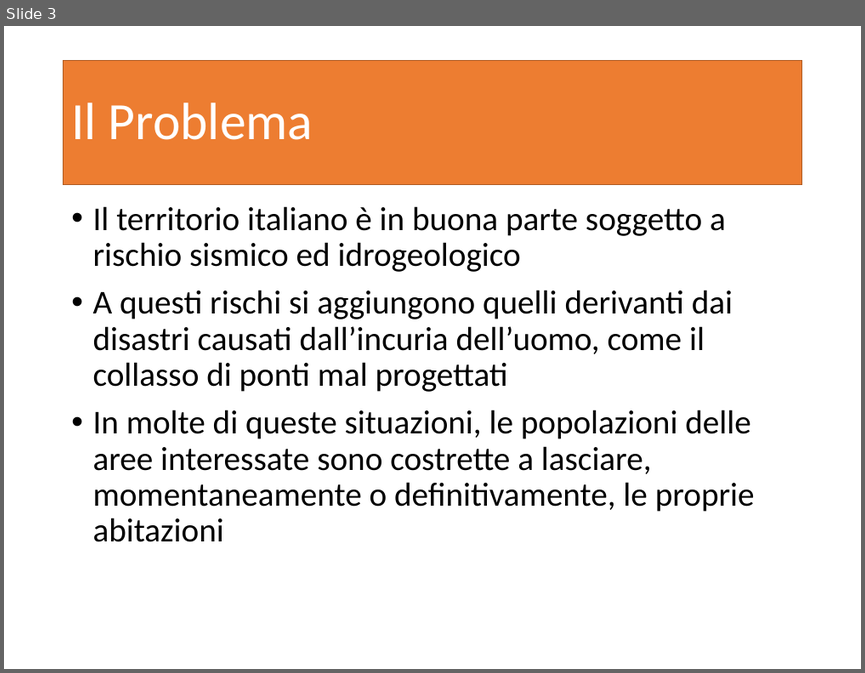
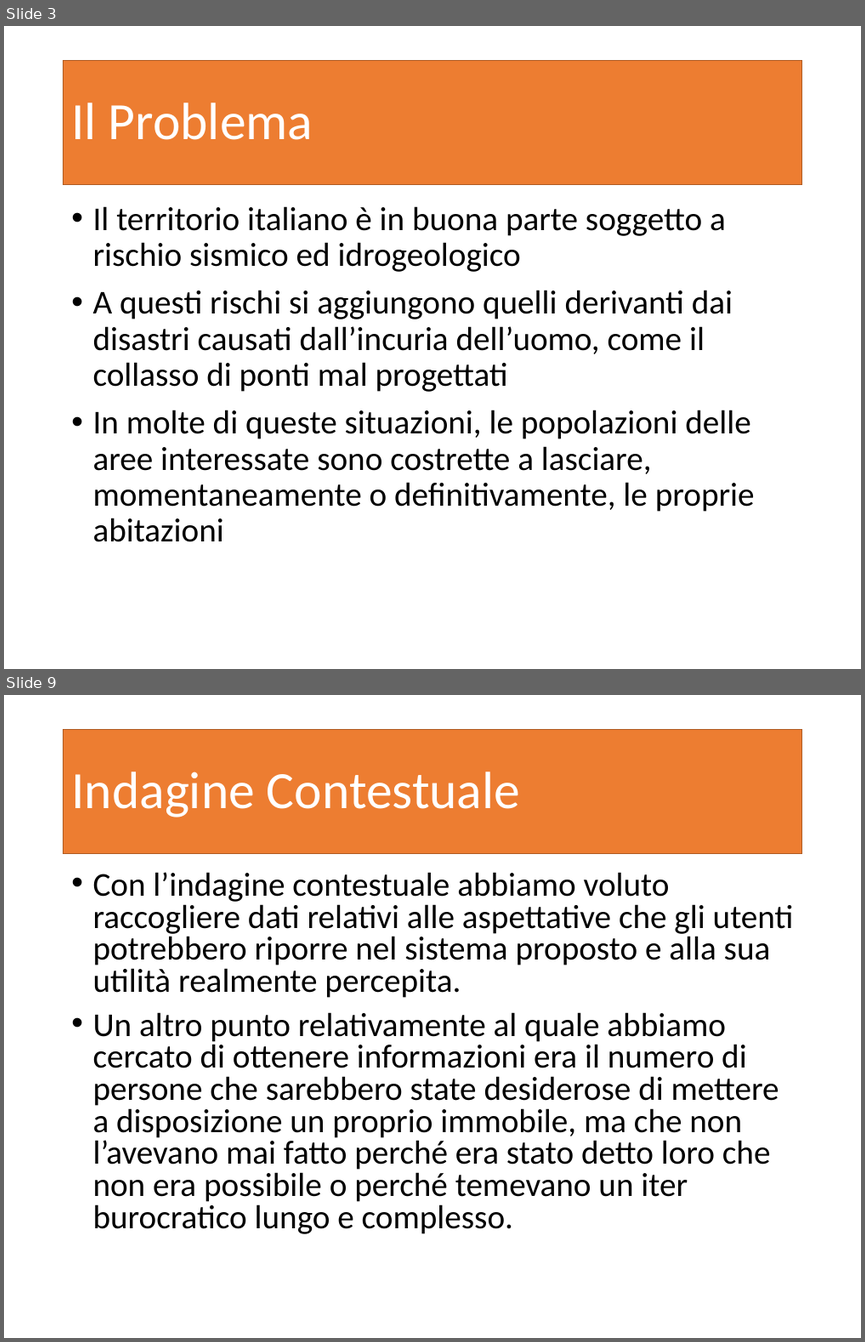
Before and after one commit to garjilius/ShareMyHouse, a slide deck: Documentazione/PresentazioneShareMyHouse.pptx. Shown one above the other, each under a label of ours: slide 3 before the commit, slides 3 and 9 after it; the slides between them are not shown. The pictures are 865x673 and 865x1342 pixels, drawn with LibreOffice and Linux fonts; fonts in the diff are those of the drawing. Boxes give left, top, right and bottom in pixels: in the first picture for what was removed or moved away, otherwise in the second. Text is boxed around its words. In the diff, an @@ line names an element or a change of style, - is before the commit and + after.

```diff
--- a/Documentazione/PresentazioneShareMyHouse.pptx
+++ b/Documentazione/PresentazioneShareMyHouse.pptx
@@ slide 9 added at <box>4,695,861,1338</box>, background #FFFFFF @@
@@ title added at <box>64,729,801,853</box>, fill #ED7D31, outline #AF5C24 1 pt, 44 pt, text #FFFFFF @@
+Indagine Contestuale
@@ text added at <box>93,872,794,1234</box>, 28 pt, text #000000 @@
+• Con l’indagine contestuale abbiamo voluto raccogliere dati relativi alle aspettative che gli utenti potrebbero riporre nel sistema proposto e alla sua utilità realmente percepita.
+• Un altro punto relativamente al quale abbiamo cercato di ottenere informazioni era il numero di persone che sarebbero state desiderose di mettere a disposizione un proprio immobile, ma che non l’avevano mai fatto perché era stato detto loro che non era possibile o perché temevano un iter burocratico lungo e complesso.
```
Also in this commit, not shown: 1 slide changed, 15 other slides added, 2 other files.
